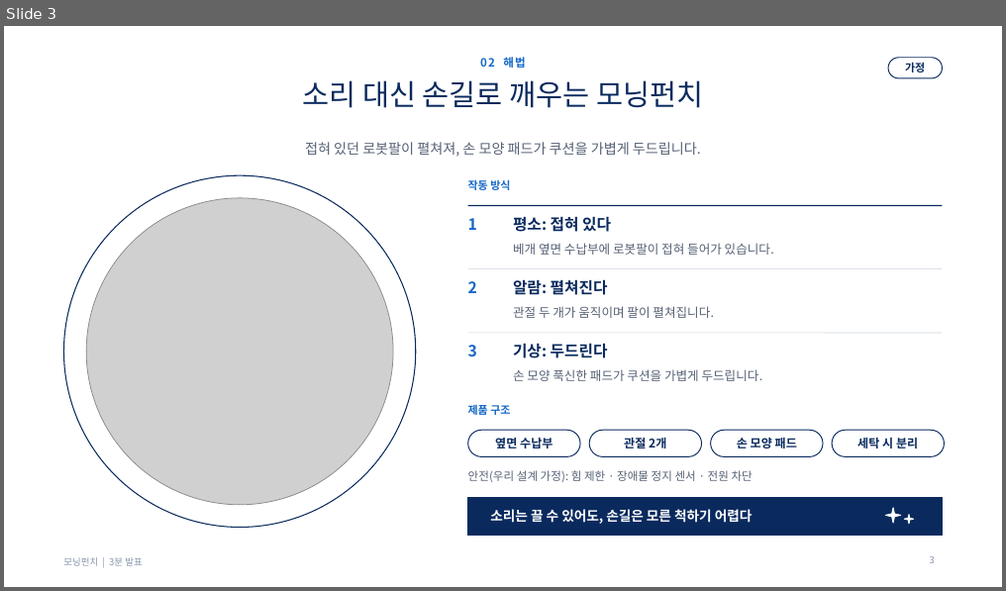
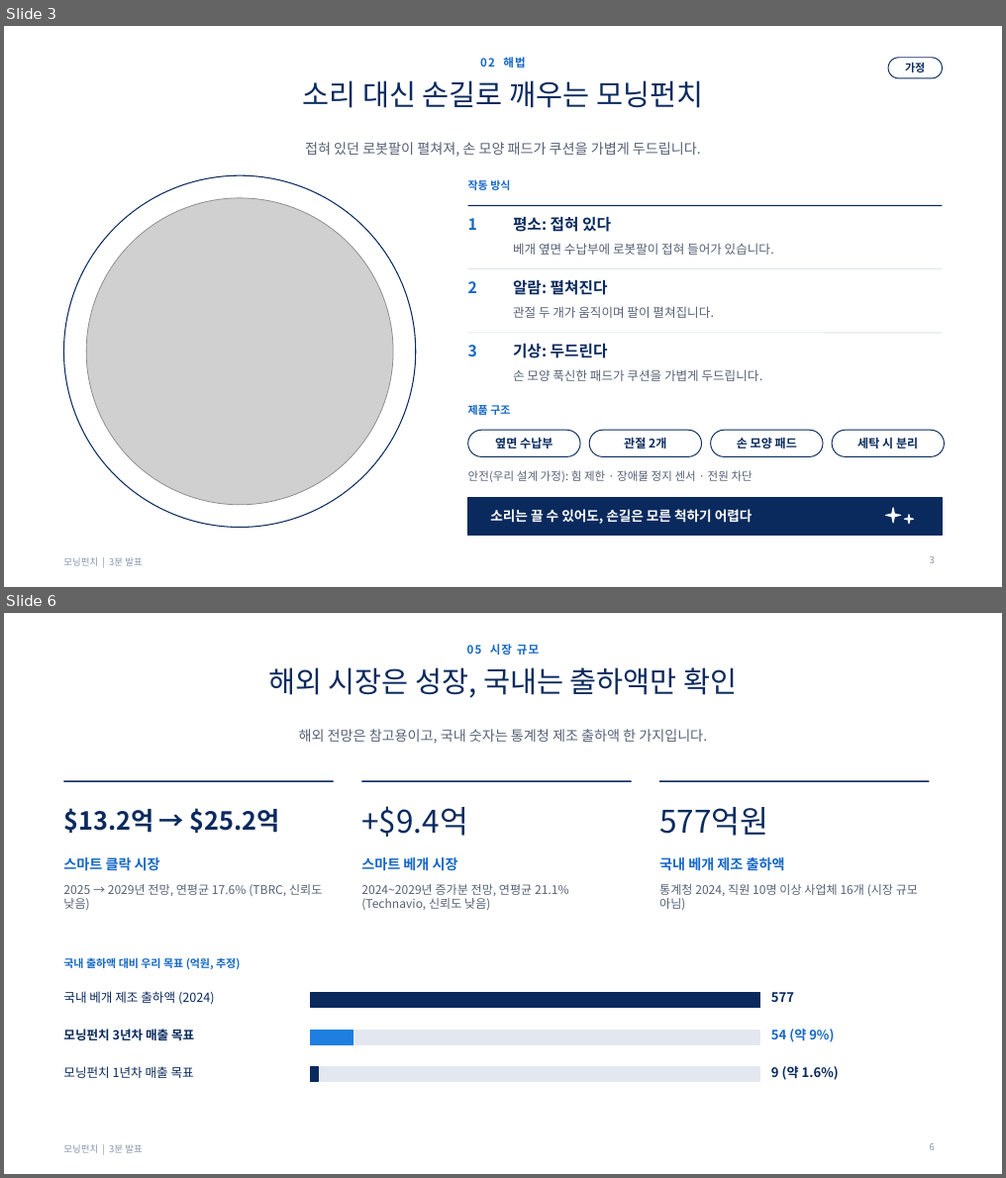
Before and after one commit to g975682-source/-, a slide deck: MorningPunch_Pitch_3min.pptx. Shown one above the other, each under a label of ours: slide 3 before the commit, slides 3 and 6 after it; the slides between them are not shown. The pictures are 1006x591 and 1006x1178 pixels, drawn with LibreOffice and Linux fonts; fonts in the diff are those of the drawing; grey boxes stand for pictures; background and template pictures are left out. Boxes give left, top, right and bottom in pixels: in the first picture for what was removed or moved away, otherwise in the second. Text is boxed around its words. In the diff, an @@ line names an element or a change of style, - is before the commit and + after.

```diff
--- a/MorningPunch_Pitch_3min.pptx
+++ b/MorningPunch_Pitch_3min.pptx
@@ slide 6 added at [4, 613, 1002, 1174], background picture (left out); not listed: 1 template element that a slide beside it also shows @@
@@ title added at [268, 667, 738, 698], 28 pt, text #0A2A5E @@
+해외 시장은 성장, 국내는 출하액만 확인
@@ text added at [467, 644, 539, 655], 11 pt, text #1668C7, bold @@
+05 시장 규모
@@ text added at [299, 729, 707, 744], 13.5 pt, text #566175 @@
+해외 전망은 참고용이고, 국내 숫자는 통계청 제조 출하액 한 가지입니다.
@@ line added from (63, 781) to (334, 781), #0A2A5E 1.25 pt @@
@@ line added from (361, 781) to (632, 781), #0A2A5E 1.25 pt @@
@@ line added from (659, 781) to (930, 781), #0A2A5E 1.25 pt @@
@@ text added at [63, 808, 280, 833], 24 pt, text #0A2A5E, bold @@
+$13.2억 → $25.2억
@@ text added at [361, 806, 468, 837], 30 pt, text #0A2A5E @@
++$9.4억
@@ text added at [659, 807, 768, 836], 30 pt, text #0A2A5E @@
+577억원
@@ text added at [63, 858, 160, 871], 13.5 pt, text #1668C7, bold @@
+스마트 클락 시장
@@ text added at [361, 858, 458, 871], 13.5 pt, text #1668C7, bold @@
+스마트 베개 시장
@@ text added at [659, 858, 785, 871], 13.5 pt, text #1668C7, bold @@
+국내 베개 제조 출하액
@@ text added at [63, 884, 322, 910], 11.5 pt, text #566175 @@
+2025 → 2029년 전망, 연평균 17.6% (TBRC, 신뢰도 낮음)
@@ text added at [361, 884, 569, 910], 11.5 pt, text #566175 @@
+2024~2029년 증가분 전망, 연평균 21.1% (Technavio, 신뢰도 낮음)
@@ text added at [659, 884, 918, 910], 11.5 pt, text #566175 @@
+통계청 2024, 직원 10명 이상 사업체 16개 (시장 규모 아님)
@@ text added at [63, 958, 240, 969], 10.5 pt, text #1668C7, bold @@
+국내 출하액 대비 우리 목표 (억원, 추정)
@@ text added at [63, 991, 214, 1005], 12 pt, text #0A2A5E @@
+국내 베개 제조 출하액 (2024)
@@ rectangle added at [311, 992, 760, 1008], fill #0A2A5E, outline #0A2A5E 1 pt @@
@@ text added at [771, 992, 794, 1002], 12.5 pt, text #0A2A5E, bold @@
+577
@@ text added at [63, 1029, 194, 1041], 12 pt, text #0A2A5E, bold @@
+모닝펀치 3년차 매출 목표
@@ rectangle added at [311, 1030, 760, 1045], fill #E3E8F0, outline #E3E8F0 1 pt @@
@@ rectangle added at [311, 1030, 352, 1045], fill #1E7FE0, outline #1E7FE0 1 pt @@
@@ text added at [771, 1029, 834, 1043], 12.5 pt, text #1668C7, bold @@
+54 (약 9%)
@@ text added at [63, 1066, 194, 1078], 12 pt, text #0A2A5E @@
+모닝펀치 1년차 매출 목표
@@ rectangle added at [311, 1067, 760, 1082], fill #E3E8F0, outline #E3E8F0 1 pt @@
@@ rectangle added at [311, 1067, 318, 1082], fill #0A2A5E, outline #0A2A5E 1 pt @@
@@ text added at [771, 1066, 839, 1080], 12.5 pt, text #0A2A5E, bold @@
+9 (약 1.6%)
@@ page number added at [930, 1144, 935, 1151], 9 pt, text #8795AB @@
+6
```
Also in this commit, not shown: 3 slides changed, 4 other slides added, 1 slide removed, 2 other files.
